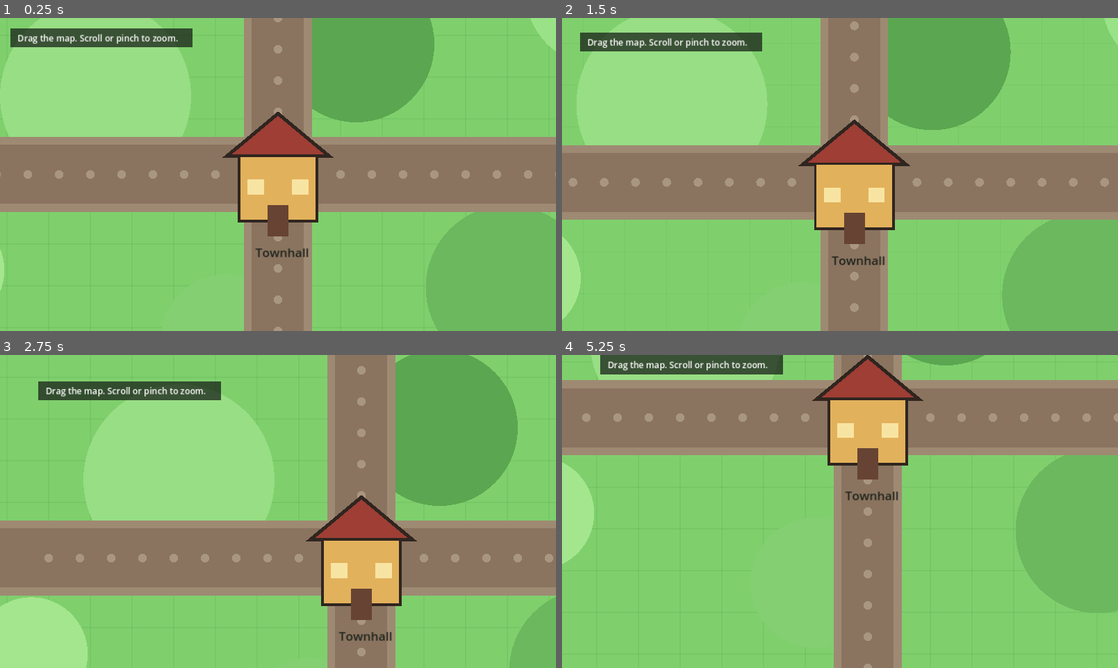
Above: before the commit, frames 1-4 (two rows, left to right).
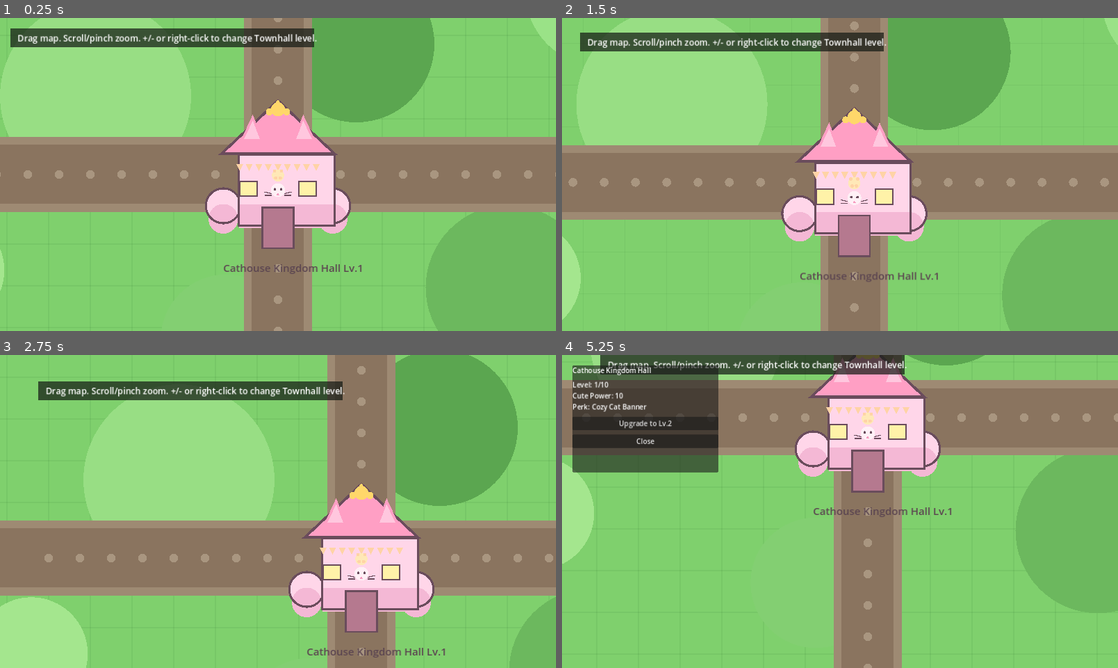
Above: after the commit, the same moments.

Repository: alfiankan/pawday-todo
Game: Godot game, scene res://scenes/main.tscn
Same seed, same stepped clock (60 frames per second), same inputs: the game is played once before the commit and once after it.
Inputs (mouse positions are in pixels of both pictures, inside the frame that each line leads up to):
- Up to frame 1 (0.25 s): no input
- Up to frame 2 (1.5 s): tap Enter at 0.5 s; move the mouse to (962, 158) at 0.52 s; click (962, 158) at 0.67 s; tap Space at 1.25 s; drag from (728, 190) to (812, 237) at 1.27 s
- Up to frame 3 (2.75 s): move the mouse to (333, 442) at 2.02 s; click (333, 442) at 2.17 s
- Up to frame 4 (5.25 s): tap Enter at 2.75 s; drag from (812, 574) to (673, 464) at 2.77 s; move the mouse to (1006, 558) at 3.52 s; click (1006, 558) at 3.67 s; tap Space at 4.25 s; drag from (673, 464) to (756, 433) at 4.27 s; move the mouse to (867, 511) at 5.02 s; click (867, 511) at 5.17 s

The runs differ from the first frame. In frame 1, 9.5% of the frame differs, in the area x 7-66%, y 3-82%; in frame 2, 9.5%; in frame 3, 9.5%; in frame 4, 18%, in the area x 1-70%, y 0-52%.

Commit message:
Add townhall popup details and upgrade simulation to level 10

Diff:
--- a/scenes/main.tscn
+++ b/scenes/main.tscn
@@ -10,3 +10,33 @@
 enabled = true
 position_smoothing_enabled = true
 position_smoothing_speed = 12.0
+
+[node name="CanvasLayer" type="CanvasLayer" parent="."]
+
+[node name="TownhallPopup" type="PanelContainer" parent="CanvasLayer"]
+visible = false
+offset_left = 24.0
+offset_top = 24.0
+offset_right = 360.0
+offset_bottom = 270.0
+
+[node name="VBox" type="VBoxContainer" parent="CanvasLayer/TownhallPopup"]
+layout_mode = 2
+theme_override_constants/separation = 10
+
+[node name="Title" type="Label" parent="CanvasLayer/TownhallPopup/VBox"]
+layout_mode = 2
+text = "Cathouse Kingdom Hall"
+
+[node name="Details" type="Label" parent="CanvasLayer/TownhallPopup/VBox"]
+layout_mode = 2
+autowrap_mode = 3
+text = "Level details"
+
+[node name="UpgradeButton" type="Button" parent="CanvasLayer/TownhallPopup/VBox"]
+layout_mode = 2
+text = "Upgrade"
+
+[node name="CloseButton" type="Button" parent="CanvasLayer/TownhallPopup/VBox"]
+layout_mode = 2
+text = "Close"
--- a/scripts/main.gd
+++ b/scripts/main.gd
@@ -3,8 +3,14 @@
 const MAP_SIZE := Vector2(2400, 1600)
 const TILE_SIZE := 96.0
 const TOWNHALL_SIZE := Vector2(180, 150)
+const MAX_TOWNHALL_LEVEL := 10
+const TOWNHALL_HITBOX := Rect2(Vector2(-140, -190), Vector2(280, 430))
 
 @onready var camera: Camera2D = $Camera2D
+@onready var townhall_popup: PanelContainer = $CanvasLayer/TownhallPopup
+@onready var townhall_details: Label = $CanvasLayer/TownhallPopup/VBox/Details
+@onready var townhall_upgrade_button: Button = $CanvasLayer/TownhallPopup/VBox/UpgradeButton
+@onready var townhall_close_button: Button = $CanvasLayer/TownhallPopup/VBox/CloseButton
 
 var is_dragging := false
 var drag_start_mouse := Vector2.ZERO
@@ -12,9 +18,13 @@
 var touch_points := {}
 var pinch_start_distance := 0.0
 var pinch_start_zoom := Vector2.ONE
+var townhall_level := 1
 
 func _ready() -> void:
 	camera.position = Vector2.ZERO
+	townhall_upgrade_button.pressed.connect(_on_upgrade_button_pressed)
+	townhall_close_button.pressed.connect(_on_close_button_pressed)
+	_refresh_townhall_popup()
 	queue_redraw()
 
 
@@ -22,13 +32,23 @@
 	if event is InputEventMouseButton:
 		var mouse_button := event as InputEventMouseButton
 		if mouse_button.button_index == MOUSE_BUTTON_LEFT:
+			if mouse_button.pressed and _is_point_on_townhall(get_global_mouse_position()):
+				_open_townhall_popup()
+				return
 			is_dragging = mouse_button.pressed
 			drag_start_mouse = mouse_button.position
 			drag_start_camera = camera.position
+		elif mouse_button.button_index == MOUSE_BUTTON_RIGHT and mouse_button.pressed:
+			_set_townhall_level(townhall_level + 1)
 		elif mouse_button.button_index == MOUSE_BUTTON_WHEEL_UP and mouse_button.pressed:
 			_set_zoom(camera.zoom * 1.1)
 		elif mouse_button.button_index == MOUSE_BUTTON_WHEEL_DOWN and mouse_button.pressed:
 			_set_zoom(camera.zoom * 0.9)
+	elif event is InputEventKey and event.pressed and not event.echo:
+		if event.keycode == KEY_EQUAL or event.keycode == KEY_PLUS:
+			_set_townhall_level(townhall_level + 1)
+		elif event.keycode == KEY_MINUS:
+			_set_townhall_level(townhall_level - 1)
 	elif event is InputEventMouseMotion and is_dragging:
 		var mouse_motion := event as InputEventMouseMotion
 		var drag_delta: Vector2 = mouse_motion.position - drag_start_mouse
@@ -95,39 +115,127 @@
 
 
 func _draw_townhall() -> void:
-	var base_rect := Rect2(-TOWNHALL_SIZE / 2.0 + Vector2(0, 32), TOWNHALL_SIZE)
-	var roof_points := PackedVector2Array([
-		Vector2(-118, -42),
-		Vector2(0, -140),
-		Vector2(118, -42),
+	var palace_base := Rect2(-TOWNHALL_SIZE / 2.0 + Vector2(0, 30), Vector2(220, 162))
+	var wall_color := Color("#ffd6e9")
+	var wall_shadow := Color("#f4b8d5")
+	var outline := Color("#6a4c5c")
+	var roof_color := Color("#ff9fc4")
+	var roof_inner := Color("#ffc7de")
+	var gold := Color("#ffd76a")
+	var cool_level: float = float(townhall_level - 1) / float(MAX_TOWNHALL_LEVEL - 1)
+	var tower_radius := 40.0 + 2.0 * cool_level
+	var crown_y := -150.0 - 12.0 * cool_level
+
+	# Side towers for a stronger "kingdom castle" silhouette.
+	draw_circle(Vector2(-126, 72), tower_radius, wall_color)
+	draw_circle(Vector2(126, 72), tower_radius, wall_color)
+	draw_circle(Vector2(-126, 102), 34, wall_shadow)
+	draw_circle(Vector2(126, 102), 34, wall_shadow)
+	draw_circle(Vector2(-126, 72), tower_radius, outline, false, 5.0)
+	draw_circle(Vector2(126, 72), tower_radius, outline, false, 5.0)
+
+	draw_rect(palace_base, wall_color, true)
+	draw_rect(Rect2(palace_base.position + Vector2(0, 114), Vector2(palace_base.size.x, 54)), wall_shadow, true)
+	draw_rect(palace_base, outline, false, 5.0)
+
+	var roof := PackedVector2Array([
+		Vector2(-130, -48),
+		Vector2(0, -170),
+		Vector2(130, -48),
 	])
-	var roof_outline := PackedVector2Array([
-		Vector2(-118, -42),
-		Vector2(0, -140),
-		Vector2(118, -42),
-		Vector2(-118, -42),
-	])
-
-	draw_polygon(roof_points, PackedColorArray([Color("#9e3e35"), Color("#9e3e35"), Color("#9e3e35")]))
-	draw_polyline(roof_outline, Color("#30251f"), 8.0)
-	draw_rect(base_rect, Color("#e2b15b"), true)
-	draw_rect(base_rect, Color("#30251f"), false, 6.0)
-	draw_rect(Rect2(Vector2(-24, 70), Vector2(48, 72)), Color("#674333"), true)
-	draw_rect(Rect2(Vector2(-70, 12), Vector2(38, 34)), Color("#f8e4a2"), true)
-	draw_rect(Rect2(Vector2(32, 12), Vector2(38, 34)), Color("#f8e4a2"), true)
+	draw_polygon(roof, PackedColorArray([roof_color, roof_color, roof_color]))
+	draw_polyline(PackedVector2Array([roof[0], roof[1], roof[2], roof[0]]), outline, 6.0)
+
+	# Cat ears on the roof.
+	draw_polygon(PackedVector2Array([Vector2(-86, -78), Vector2(-58, -138), Vector2(-34, -76)]), PackedColorArray([roof_color, roof_color, roof_color]))
+	draw_polygon(PackedVector2Array([Vector2(34, -76), Vector2(58, -138), Vector2(86, -78)]), PackedColorArray([roof_color, roof_color, roof_color]))
+	draw_polygon(PackedVector2Array([Vector2(-78, -82), Vector2(-58, -124), Vector2(-42, -82)]), PackedColorArray([roof_inner, roof_inner, roof_inner]))
+	draw_polygon(PackedVector2Array([Vector2(42, -82), Vector2(58, -124), Vector2(78, -82)]), PackedColorArray([roof_inner, roof_inner, roof_inner]))
+
+	# Crown ornament.
+	draw_circle(Vector2(0, crown_y), 16 + 2.0 * cool_level, gold)
+	draw_circle(Vector2(-20, crown_y + 6), 8, gold)
+	draw_circle(Vector2(20, crown_y + 6), 8, gold)
+	draw_polygon(PackedVector2Array([Vector2(-15, crown_y - 4), Vector2(0, crown_y - 22), Vector2(15, crown_y - 4)]), PackedColorArray([gold, gold, gold]))
+
+	# Door and cat face details.
+	draw_rect(Rect2(Vector2(-36, 76), Vector2(72, 94)), Color("#b5798f"), true)
+	draw_rect(Rect2(Vector2(-36, 76), Vector2(72, 94)), outline, false, 4.0)
+	draw_circle(Vector2(0, 36), 16, Color("#fff0f6"))
+	draw_circle(Vector2(-7, 34), 3, outline)
+	draw_circle(Vector2(7, 34), 3, outline)
+	draw_polygon(PackedVector2Array([Vector2(0, 42), Vector2(-4, 48), Vector2(4, 48)]), PackedColorArray([Color("#f69abf"), Color("#f69abf"), Color("#f69abf")]))
+	draw_line(Vector2(-15, 44), Vector2(-31, 40), outline, 2.0)
+	draw_line(Vector2(-15, 48), Vector2(-31, 48), outline, 2.0)
+	draw_line(Vector2(15, 44), Vector2(31, 40), outline, 2.0)
+	draw_line(Vector2(15, 48), Vector2(31, 48), outline, 2.0)
+
+	# Windows
+	draw_rect(Rect2(Vector2(-88, 16), Vector2(40, 34)), Color("#fff2a8"), true)
+	draw_rect(Rect2(Vector2(48, 16), Vector2(40, 34)), Color("#fff2a8"), true)
+	draw_rect(Rect2(Vector2(-88, 16), Vector2(40, 34)), outline, false, 3.0)
+	draw_rect(Rect2(Vector2(48, 16), Vector2(40, 34)), outline, false, 3.0)
+
+	# Cute bunting and paw badge.
+	for i in range(-4, 5):
+		var x := i * 22.0
+		draw_polygon(
+			PackedVector2Array([Vector2(x - 8, -24), Vector2(x + 8, -24), Vector2(x, -8)]),
+			PackedColorArray([Color("#ffd3a6"), Color("#ffd3a6"), Color("#ffd3a6")])
+		)
+	draw_circle(Vector2(0, 2), 14, Color("#ffe8b7"))
+	draw_circle(Vector2(-8, -8), 4, Color("#ffd3a6"))
+	draw_circle(Vector2(8, -8), 4, Color("#ffd3a6"))
+	draw_circle(Vector2(-5, 8), 4, Color("#ffd3a6"))
+	draw_circle(Vector2(5, 8), 4, Color("#ffd3a6"))
+
+	_draw_townhall_upgrades(outline, cool_level)
 
 	var label_font := ThemeDB.fallback_font
-	draw_string(label_font, Vector2(-52, 190), "Townhall", HORIZONTAL_ALIGNMENT_LEFT, -1, 28, Color("#1f241d"))
+	draw_string(label_font, Vector2(-126, 224), "Cathouse Kingdom Hall Lv.%d" % townhall_level, HORIZONTAL_ALIGNMENT_LEFT, -1, 24, Color("#5b4550"))
+
+
+func _draw_townhall_upgrades(outline: Color, cool_level: float) -> void:
+	if townhall_level >= 2:
+		draw_rect(Rect2(Vector2(-112, -8), Vector2(18, 26)), Color("#fff6cf"), true)
+		draw_rect(Rect2(Vector2(94, -8), Vector2(18, 26)), Color("#fff6cf"), true)
+	if townhall_level >= 3:
+		draw_circle(Vector2(-126, 36), 10, Color("#ffef8e"))
+		draw_circle(Vector2(126, 36), 10, Color("#ffef8e"))
+	if townhall_level >= 4:
+		draw_line(Vector2(-108, -60), Vector2(-108, -102), outline, 3.0)
+		draw_line(Vector2(108, -60), Vector2(108, -102), outline, 3.0)
+		draw_polygon(PackedVector2Array([Vector2(-116, -102), Vector2(-100, -102), Vector2(-108, -86)]), PackedColorArray([Color("#8dd3ff"), Color("#8dd3ff"), Color("#8dd3ff")]))
+		draw_polygon(PackedVector2Array([Vector2(100, -102), Vector2(116, -102), Vector2(108, -86)]), PackedColorArray([Color("#8dd3ff"), Color("#8dd3ff"), Color("#8dd3ff")]))
+	if townhall_level >= 5:
+		draw_rect(Rect2(Vector2(-76, -48), Vector2(152, 12)), Color("#ffe79f"), true)
+	if townhall_level >= 6:
+		for i in range(-3, 4):
+			draw_circle(Vector2(i * 24.0, -60), 5, Color("#fff3ca"))
+	if townhall_level >= 7:
+		draw_circle(Vector2(0, -194), 11, Color("#9be4ff"))
+		draw_circle(Vector2(-18, -186), 6, Color("#9be4ff"))
+		draw_circle(Vector2(18, -186), 6, Color("#9be4ff"))
+	if townhall_level >= 8:
+		draw_arc(Vector2(0, 112), 96, PI, TAU, 24, Color("#f3a0da"), 5.0)
+	if townhall_level >= 9:
+		draw_rect(Rect2(Vector2(-12, -224), Vector2(24, 34)), Color("#f7f1ff"), true)
+		draw_rect(Rect2(Vector2(-12, -224), Vector2(24, 34)), outline, false, 3.0)
+	if townhall_level >= 10:
+		for i in range(6):
+			var angle := float(i) * TAU / 6.0
+			var p := Vector2(cos(angle), sin(angle)) * 148.0
+			draw_circle(Vector2(0, 18) + p, 7.0 + cool_level, Color("#fff6de", 0.85))
 
 
 func _draw_hud_hint() -> void:
 	var screen_top_left := camera.get_screen_center_position() - get_viewport_rect().size / (2.0 * camera.zoom)
-	var hint_rect := Rect2(screen_top_left + Vector2(24, 24) / camera.zoom, Vector2(420, 44) / camera.zoom)
+	var hint_rect := Rect2(screen_top_left + Vector2(24, 24) / camera.zoom, Vector2(700, 44) / camera.zoom)
 	draw_rect(hint_rect, Color(0.08, 0.1, 0.08, 0.72), true)
 	draw_string(
 		ThemeDB.fallback_font,
 		hint_rect.position + Vector2(16, 30) / camera.zoom,
-		"Drag the map. Scroll or pinch to zoom.",
+		"Drag map. Scroll/pinch zoom. +/- or right-click to change Townhall level.",
 		HORIZONTAL_ALIGNMENT_LEFT,
 		-1,
 		int(20 / camera.zoom.x),
@@ -161,6 +269,62 @@
 	var first: Vector2 = points[0]
 	var second: Vector2 = points[1]
 	return first.distance_to(second)
+
+
+func _set_townhall_level(value: int) -> void:
+	townhall_level = wrapi(value, 1, MAX_TOWNHALL_LEVEL + 1)
+	_refresh_townhall_popup()
+	queue_redraw()
+
+
+func _is_point_on_townhall(world_pos: Vector2) -> bool:
+	return TOWNHALL_HITBOX.has_point(world_pos)
+
+
+func _open_townhall_popup() -> void:
+	_refresh_townhall_popup()
+	townhall_popup.visible = true
+
+
+func _refresh_townhall_popup() -> void:
+	var boost := 10 + (townhall_level - 1) * 7
+	townhall_details.text = "Level: %d/10\nCute Power: %d\nPerk: %s" % [
+		townhall_level,
+		boost,
+		_get_level_perk(townhall_level),
+	]
+	if townhall_level >= MAX_TOWNHALL_LEVEL:
+		townhall_upgrade_button.disabled = true
+		townhall_upgrade_button.text = "Max Level Reached"
+	else:
+		townhall_upgrade_button.disabled = false
+		townhall_upgrade_button.text = "Upgrade to Lv.%d" % (townhall_level + 1)
+
+
+func _get_level_perk(level: int) -> String:
+	var perks := [
+		"Cozy Cat Banner",
+		"Royal Paw Lamps",
+		"Sparkle Trim",
+		"Twin Mini Flags",
+		"Golden Balcony",
+		"Star Garland",
+		"Crystal Crown",
+		"Rainbow Arch",
+		"Moon Tower",
+		"Kingdom Aura",
+	]
+	return perks[level - 1]
+
+
+func _on_upgrade_button_pressed() -> void:
+	if townhall_level < MAX_TOWNHALL_LEVEL:
+		_set_townhall_level(townhall_level + 1)
+		_open_townhall_popup()
+
+
+func _on_close_button_pressed() -> void:
+	townhall_popup.visible = false
 
 
 func _clamp_camera(target: Vector2) -> Vector2:
